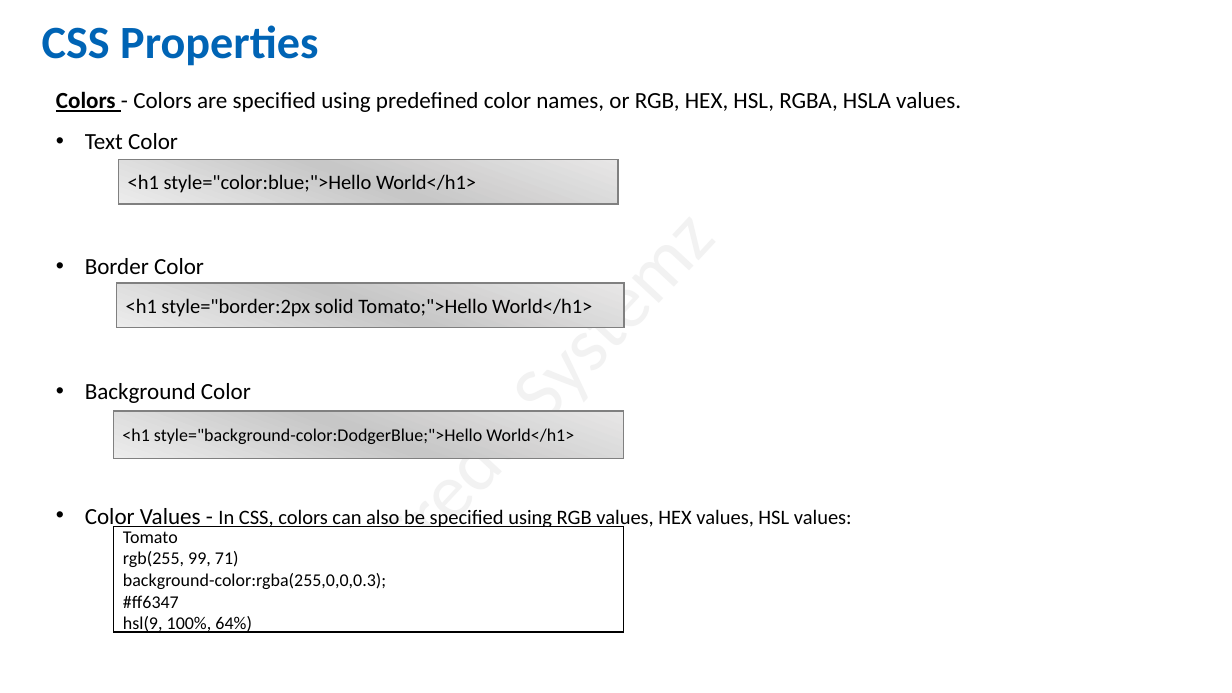
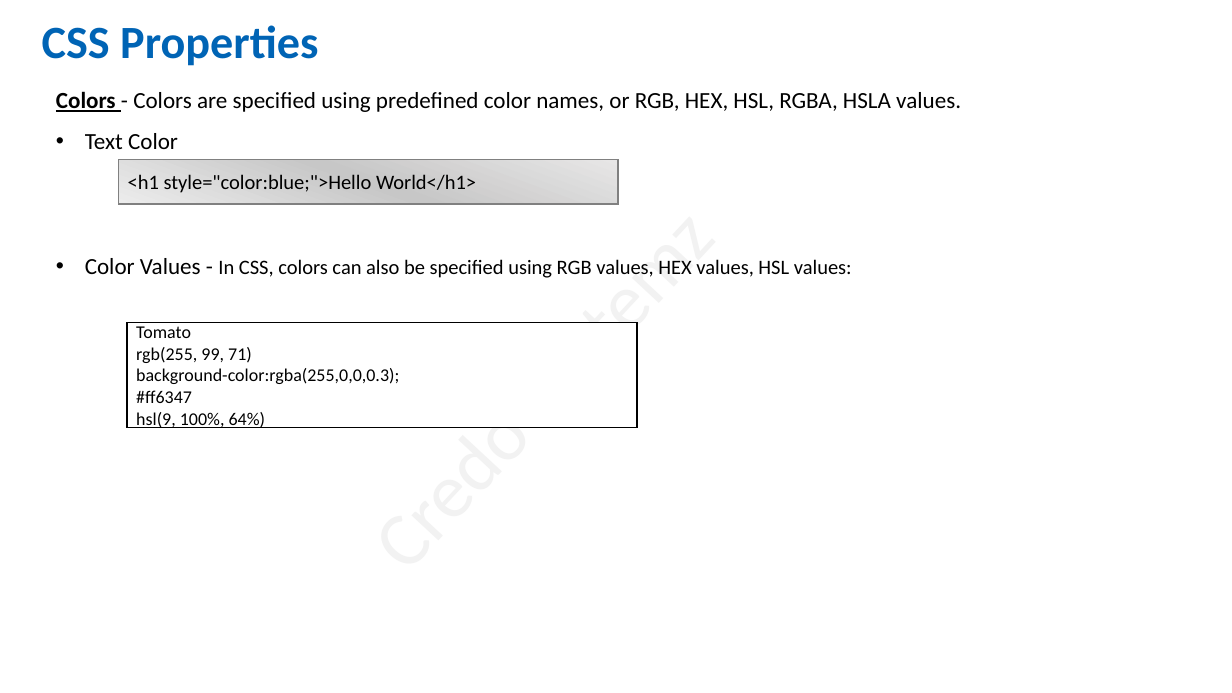
Before and after one commit to salman3009/newtownJuneBatch, a slide deck: slide 4 of June_Batch/2CSS/June-2022/30-06-22/CSS.pptx. Drawn at 1232x693 pixels with LibreOffice and Linux fonts; fonts in the diff are those of the drawing. Boxes give left, top, right and bottom in pixels: in the first picture for what was removed or moved away, otherwise in the second. Text is boxed around its words. In the diff, an @@ line names an element or a change of style, - is before the commit and + after.

```diff
--- a/June_Batch/2CSS/June-2022/30-06-22/CSS.pptx
+++ b/June_Batch/2CSS/June-2022/30-06-22/CSS.pptx
@@ text at (85,258,251,403): paragraphs removed @@
-• Border Color
-• Background Color
@@ rectangle removed at (116,283,624,327) @@
-<h1 style="border:2px solid Tomato;">Hello World</h1>
@@ rectangle "Tomato": place and size @@
-rectangle "Tomato" at (114,527,624,632)
+rectangle "Tomato" at (128,323,638,428)
@@ rectangle removed at (114,411,624,458) @@
-<h1 style="background-color:DodgerBlue;">Hello World</h1>
```
Also in this commit, not shown: 11 slides removed, 14 other files.
